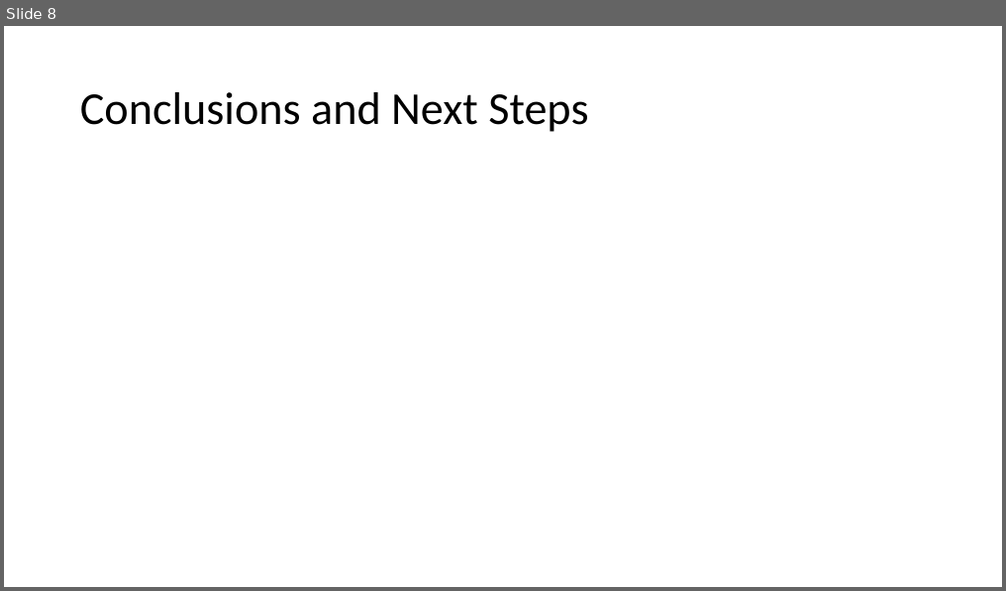
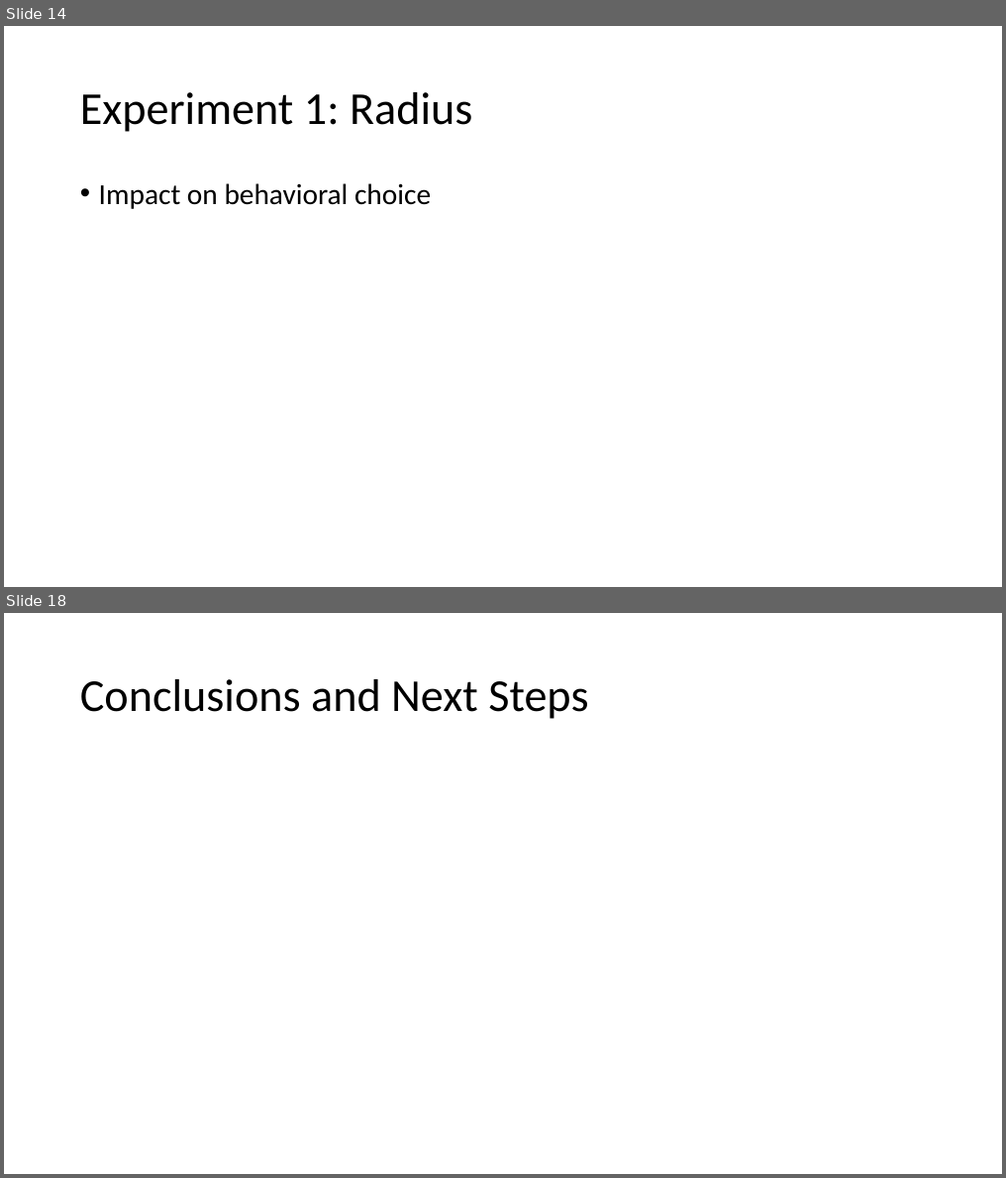
Before and after one commit to ruiqing369/Lakeland, a slide deck: Lakeland Presentation.pptx. Shown one above the other, each under a label of ours: slide 8 before the commit, slides 14 and 18 after it; the slides between them are not shown. The pictures are 1006x591 and 1006x1178 pixels, drawn with LibreOffice and Linux fonts; fonts in the diff are those of the drawing. Boxes give left, top, right and bottom in pixels: in the first picture for what was removed or moved away, otherwise in the second. Text is boxed around its words. In the diff, an @@ line names an element or a change of style, - is before the commit and + after.

Commit message:
update presentation and behavior space

```diff
--- a/Lakeland Presentation.pptx
+++ b/Lakeland Presentation.pptx
@@ slide 14 added at [4,26,1002,587], background #FFFFFF @@
@@ title added at [80,92,472,132], 44 pt, text #000000 @@
+Experiment 1: Radius
@@ text added at [99,183,431,209], 28 pt, text #000000 @@
+• Impact on behavioral choice
@@ what was slide 8 is now slide 18 @@
```
Also in this commit, not shown: 4 slides changed, 11 other slides added, 2 slides removed, 1 other file.
